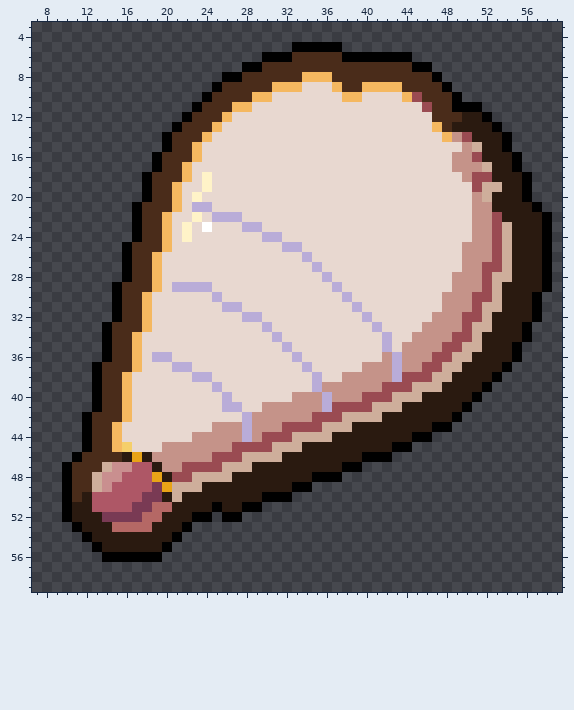
Pixel-art file: aseprite-source/final/aseprite/ph/pale-scale.aseprite. The picture above is the old version.
64x64 pixels, 1 frame. Colours within 5 levels of each other are drawn and written as one. Shown: x 7..59, y 3..59.
The result:
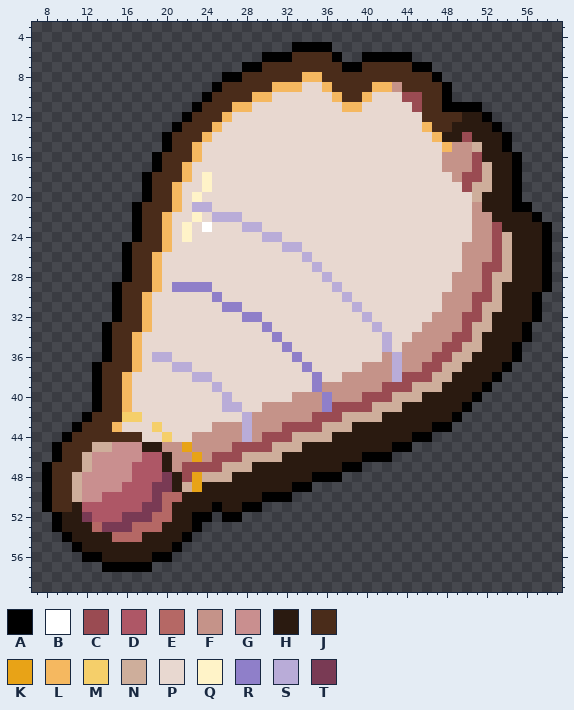
Palette (. is transparent): A #000000  B #ffffff  C #9a4b52  D #ae5766  E #b56865  F #c59389  G #c98f8f  H #2a1a10  J #4a2c1a  K #e8a317  L #f5b860  M #f5cf6a  N #ceae9b  P #e8d8d0  Q #fff3c8  R #8f7fc9  S #b9acd8  T #793a54
Change:
Changed rows in their new state; - is an unchanged pixel.
first column x 36:
 5 -.---------------------
 6 -A..-------------------
 7 --AA-------------------
 8 J----------------------
 9 LJ--J--F---------------
10 -LJJL---C---A.---------
11 --LL-----CJ-A----------
12 ----------J------------
13 ----------LJ-----------
14 -----------LHH---------
15 ------------LF---------
16 ------------F----------
17 ------------F--C-------
18 -------------FC-N--A.--
19 --------------CN-H-A.--
20 ---------------NH--A.--
21 ----------------H--AA.-
22 -----------------H---A.
23 ------------------H----
first column x 8:
29 -------------RRRR------------
30 -----------------R-----------
31 ------------------RR---------
32 --------------------RR-------
33 ----------------------R------
34 -----------------------R-----
35 ------------------------R----
36 -------------------------R---
37 --------------------------R--
38 ---------------------------R-
39 ---------------------------R-
40 ----------------------------R
41 ----------------------------R
42 --------MM-------------------
43 ---AJ------M-----------------
44 --AJJ--JJJ--M----------------
45 -AJJJNNGGGHH--K--------------
46 -AJJNGGGGGDDH--K-------------
47 AJJ-NGG----DH----------------
48 AJJNGG--G--DTH-K-------------
49 AJJNGG-G----TH-K-------------
50 AJJNGG----D-EE---------------
51 AJJ-D----D-T-----------------
52 -AH-TDDD--T-E----------------
53 -AHH-ETTT--E--HA-------------
54 --AHH--EEE---HA--------------
55 ---AHH------HA---------------
56 ----AAHHHHH-A----------------
57 ------AAAAA------------------
